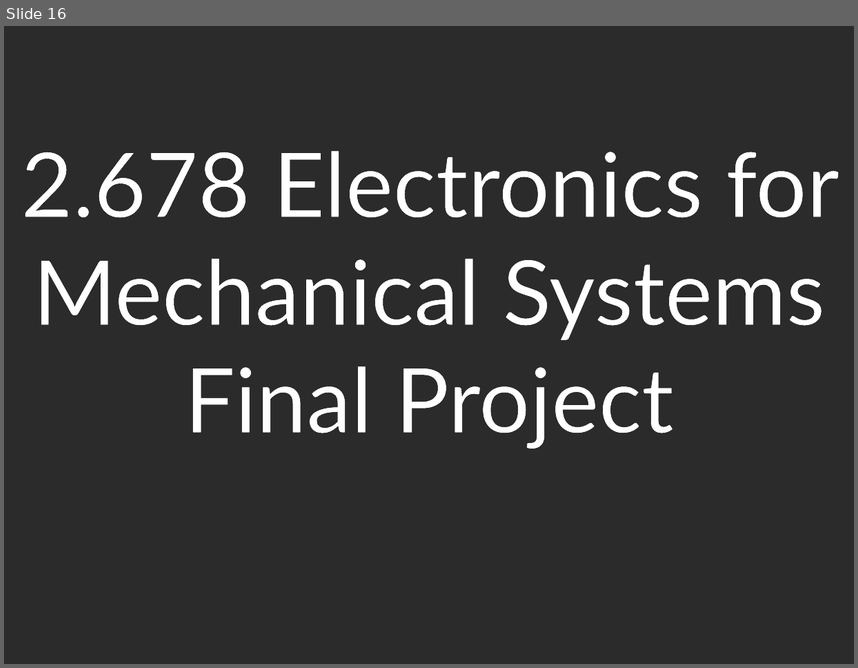
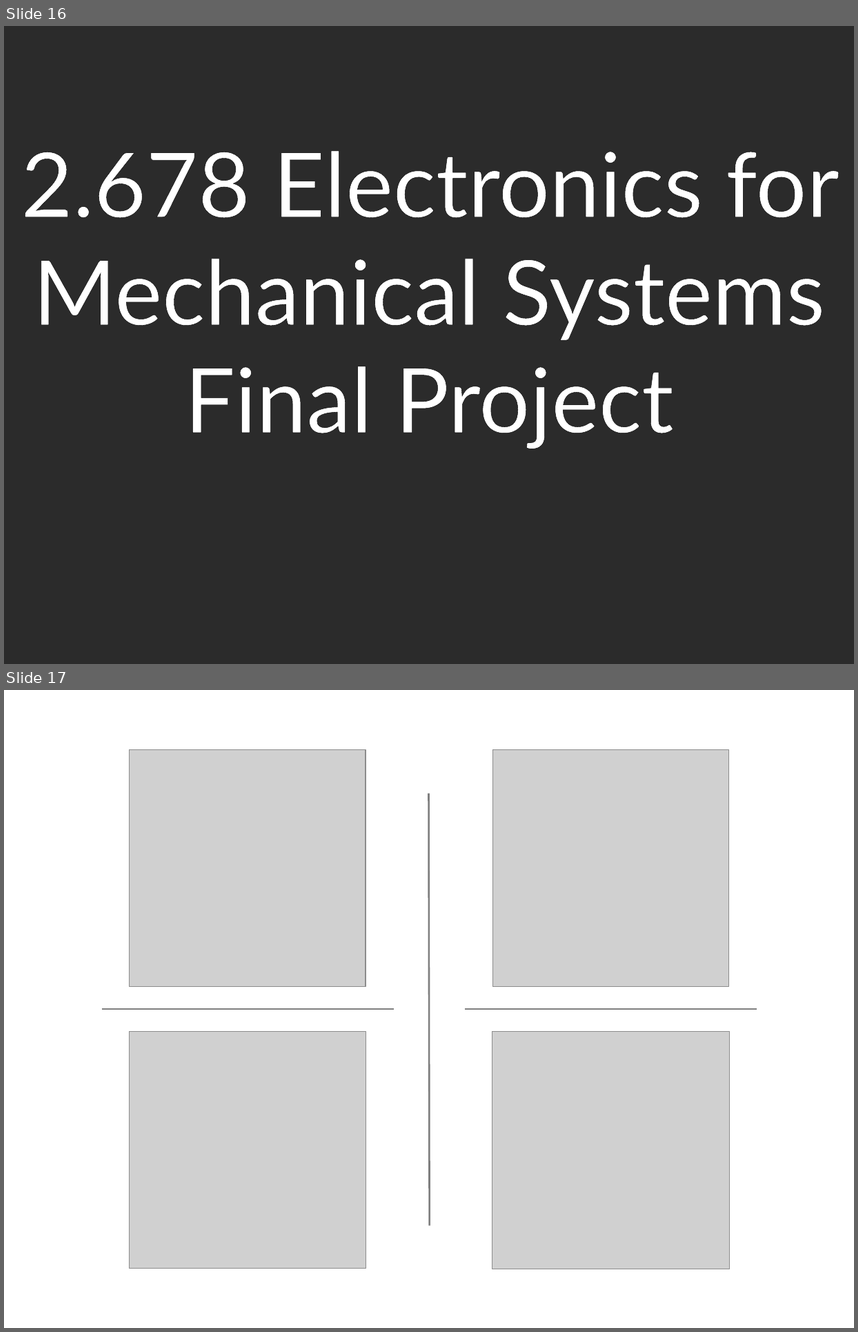
Before and after one commit to jasmin-palmer/jasmin-palmer.github.io, a slide deck: PowerPoint Files/Gallery Image Editing.pptx. Shown one above the other, each under a label of ours: slide 16 before the commit, slides 16 and 17 after it. The pictures are 858x668 and 858x1332 pixels, drawn with LibreOffice and Linux fonts; fonts in the diff are those of the drawing; grey boxes stand for pictures; background and template pictures are left out; a plain dark background stands for a picture behind light text. Boxes give left, top, right and bottom in pixels: in the first picture for what was removed or moved away, otherwise in the second. Text is boxed around its words. In the diff, an @@ line names an element or a change of style, - is before the commit and + after.

```diff
--- a/PowerPoint Files/Gallery Image Editing.pptx
+++ b/PowerPoint Files/Gallery Image Editing.pptx
@@ slide 17 added at (4, 690, 854, 1328), background #FFFFFF @@
@@ picture added at (129, 749, 366, 986) @@
@@ picture added at (493, 749, 729, 986) @@
@@ line added from (429, 793) to (430, 1225), #7F7F7F 1.5 pt @@
@@ line added from (102, 1009) to (394, 1009), #7F7F7F 1.5 pt @@
@@ line added from (465, 1009) to (757, 1009), #7F7F7F 1.5 pt @@
@@ picture added at (129, 1031, 366, 1268) @@
@@ picture added at (492, 1031, 729, 1268) @@
```
Also in this commit, not shown: 5 other files.
